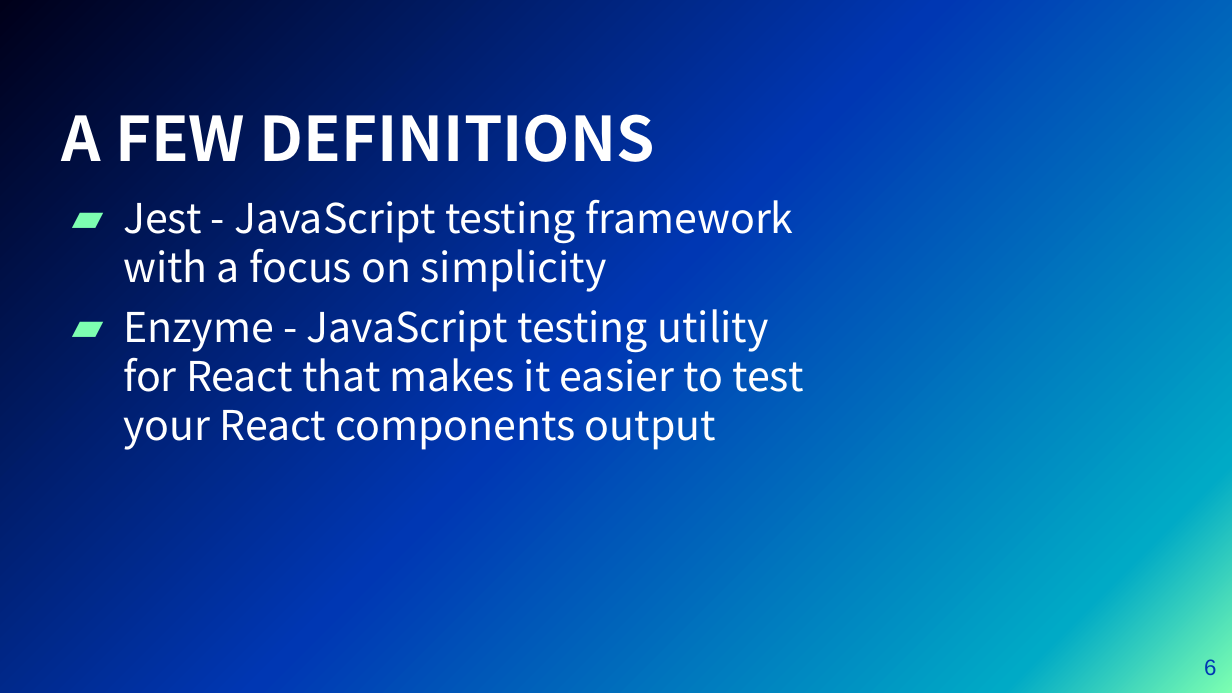
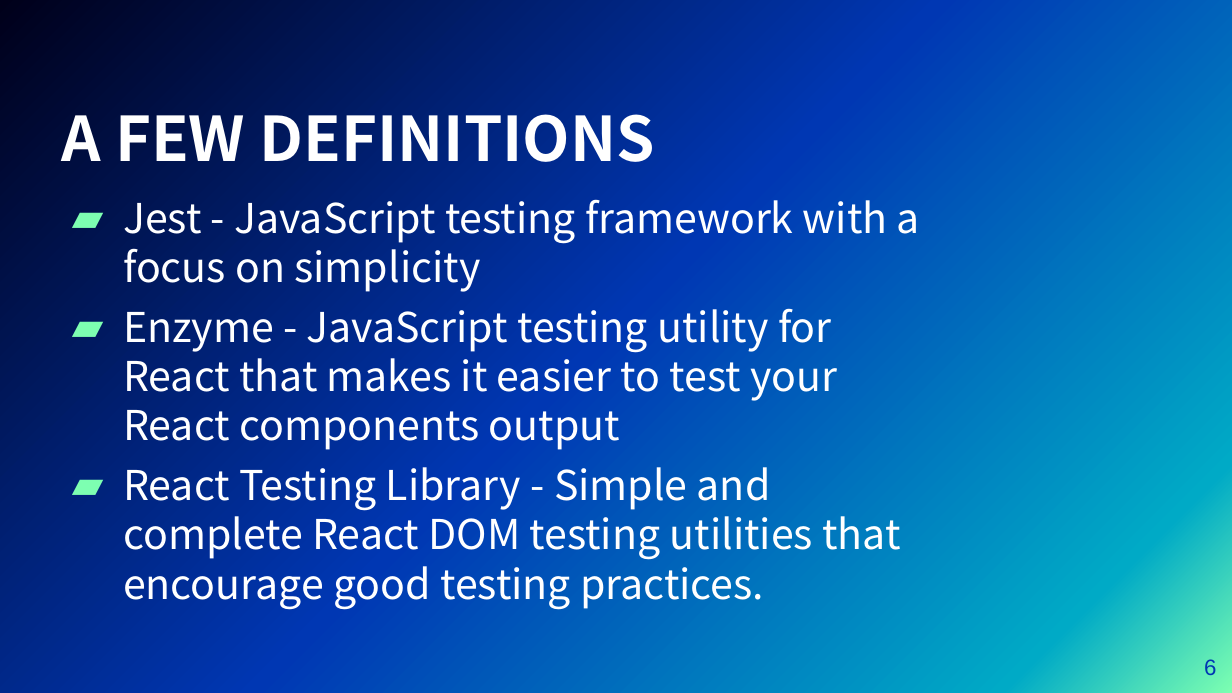
Before and after one commit to meinhh/component-testing-demo, a slide deck: slide 6 of presentation.pptx. Drawn at 1232x693 pixels with LibreOffice and Linux fonts; fonts in the diff are those of the drawing; background and template pictures are left out. Boxes give left, top, right and bottom in pixels: in the first picture for what was removed or moved away, otherwise in the second. Text is boxed around its words. In the diff, an @@ line names an element or a change of style, - is before the commit and + after.

```diff
--- a/presentation.pptx
+++ b/presentation.pptx
@@ text at (x1=123, y1=467, x2=900, y2=609): paragraph added @@
+▰ React Testing Library - Simple and complete React DOM testing utilities that encourage good testing practices.
```
Also in this commit, not shown: 2 other slides changed.
